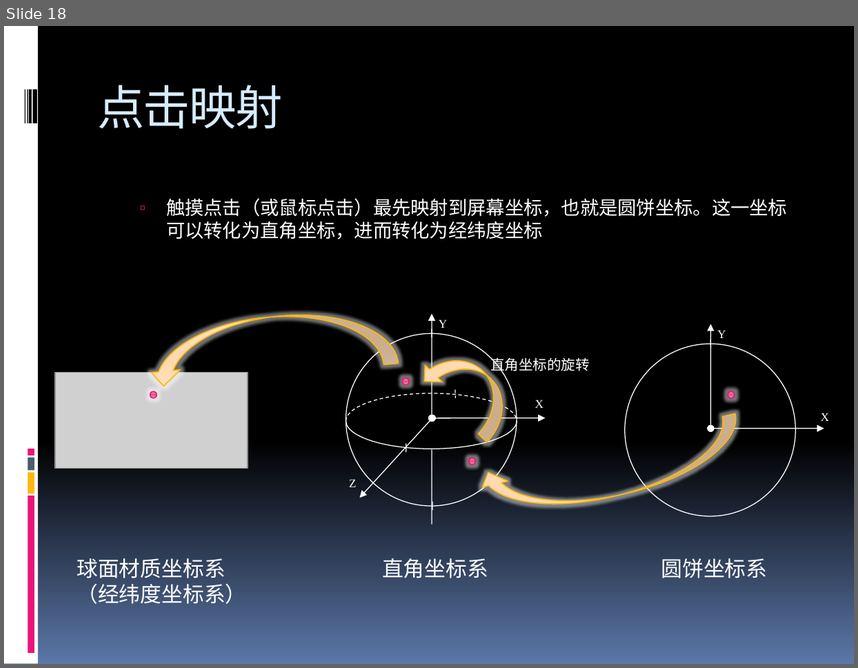
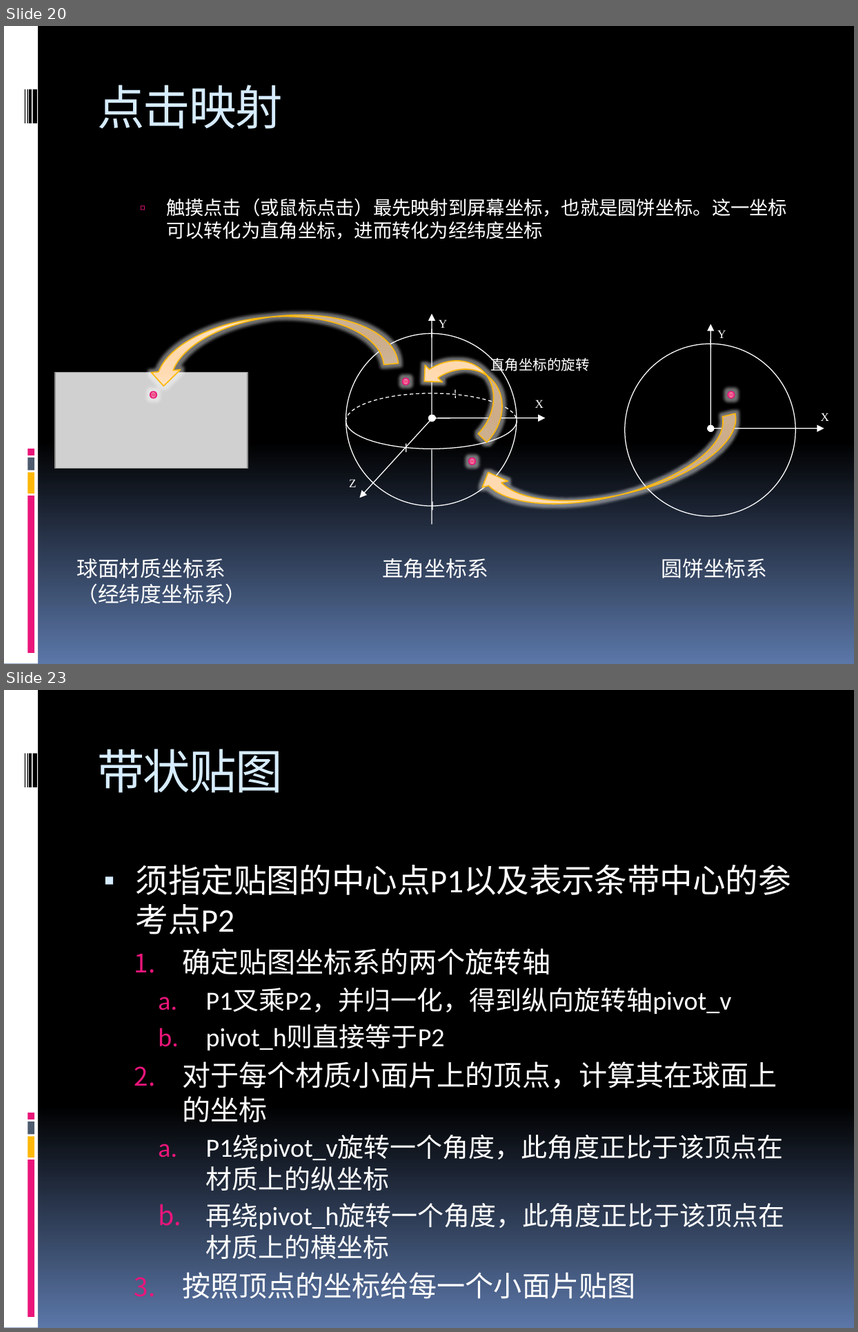
Before and after one commit to vic-w/MyUniverse, a slide deck: Doc/GLBSDK设计文档.pptx. Shown one above the other, each under a label of ours: slide 18 before the commit, slides 20 and 23 after it; the slides between them are not shown. The pictures are 858x668 and 858x1332 pixels, drawn with LibreOffice and Linux fonts; fonts in the diff are those of the drawing; grey boxes stand for pictures. Boxes give left, top, right and bottom in pixels: in the first picture for what was removed or moved away, otherwise in the second. Text is boxed around its words. In the diff, an @@ line names an element or a change of style, - is before the commit and + after.

```diff
--- a/Doc/GLBSDK设计文档.pptx
+++ b/Doc/GLBSDK设计文档.pptx
@@ slide 23 added at (x1=4, y1=690, x2=854, y2=1328), background gradient #000000 to #5B77A8; not listed: 9 template elements that a slide beside it also shows @@
@@ title added at (x1=97, y1=749, x2=282, y2=793), 40 pt, text #D6ECFF @@
+带状贴图
@@ text added at (x1=136, y1=864, x2=791, y2=1299), 22.2 pt, text #FFFFFF @@
+▪ 须指定贴图的中心点P1以及表示条带中心的参考点P2
+  1. 确定贴图坐标系的两个旋转轴
+    a. P1叉乘P2，并归一化，得到纵向旋转轴pivot_v
+    b. pivot_h则直接等于P2
+  2. 对于每个材质小面片上的顶点，计算其在球面上的坐标
+    a. P1绕pivot_v旋转一个角度，此角度正比于该顶点在材质上的纵坐标
+    b. 再绕pivot_h旋转一个角度，此角度正比于该顶点在材质上的横坐标
+  3. 按照顶点的坐标给每一个小面片贴图
@@ what was slide 18 is now slide 20 @@
```
Also in this commit, not shown: 6 other slides added, 1 slide removed.
